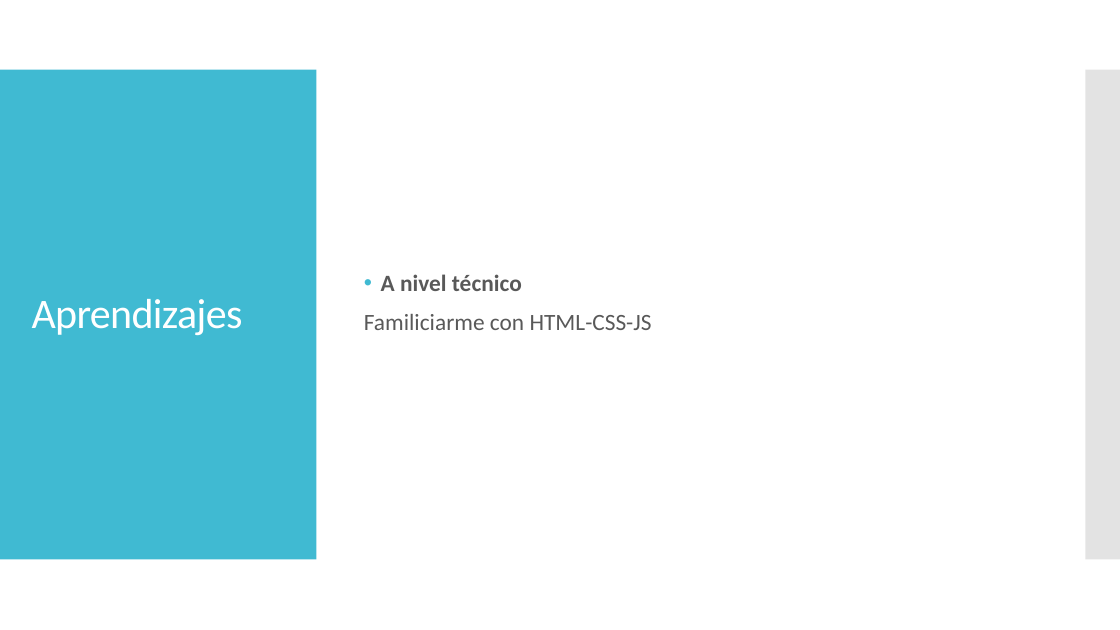
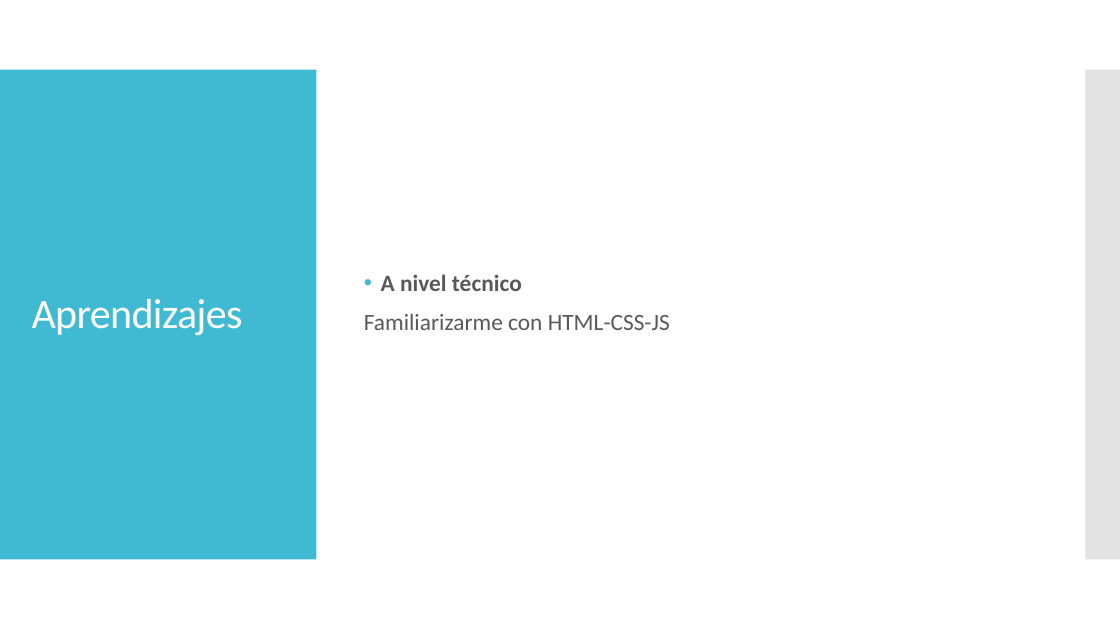
Before and after one commit to erifylo/travelData, a slide deck: slide 6 of travelData - Παρουσίαση1.pptx. Drawn at 1120x630 pixels with LibreOffice and Linux fonts; fonts in the diff are those of the drawing. Boxes give left, top, right and bottom in pixels: in the first picture for what was removed or moved away, otherwise in the second. Text is boxed around its words. In the diff, an @@ line names an element or a change of style, - is before the commit and + after.

```diff
--- a/travelData - Παρουσίαση1.pptx
+++ b/travelData - Παρουσίαση1.pptx
@@ text at [364, 314, 670, 330]: text changed @@
-Familiciarme con HTML-CSS-JS
+Familiarizarme con HTML-CSS-JS
```
Also in this commit, not shown: 1 slide added, 3 other files.
